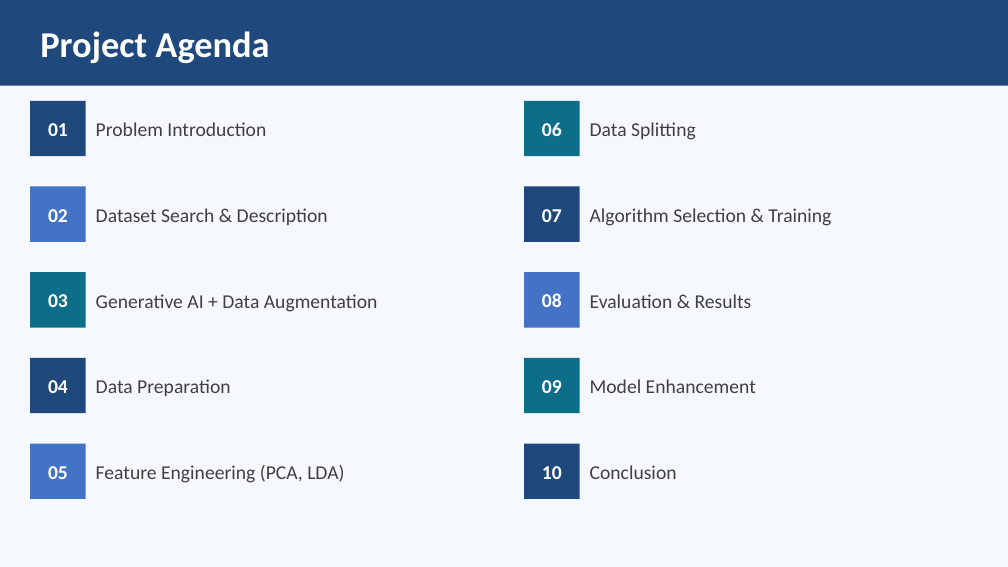
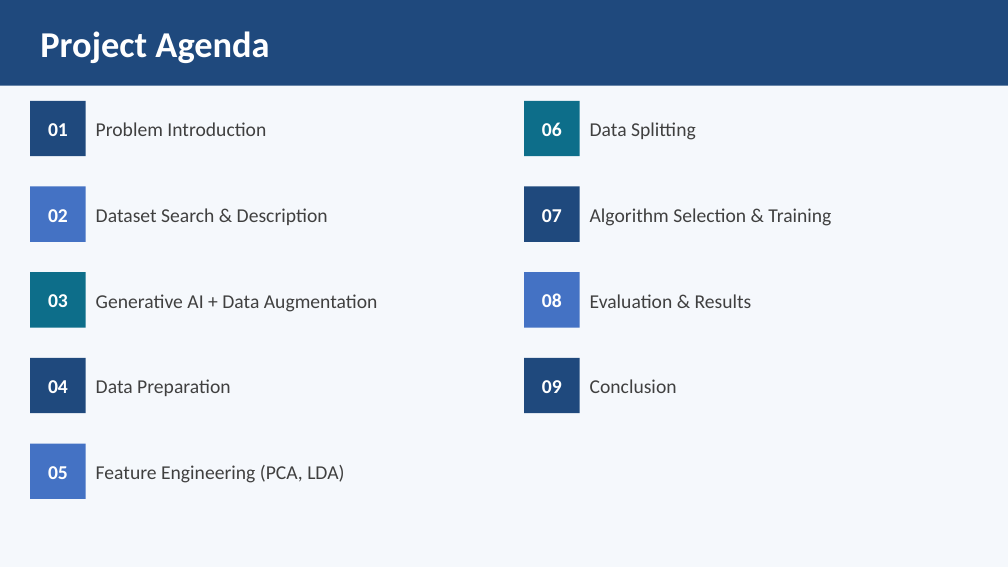
Before and after one commit to feredj/predict-kidney-disease-presence, a slide deck: slide 2 of CKD_Presentation.pptx. Drawn at 1008x567 pixels with LibreOffice and Linux fonts; fonts in the diff are those of the drawing. Boxes give left, top, right and bottom in pixels: in the first picture for what was removed or moved away, otherwise in the second. Text is boxed around its words. In the diff, an @@ line names an element or a change of style, - is before the commit and + after.

```diff
--- a/CKD_Presentation.pptx
+++ b/CKD_Presentation.pptx
@@ rectangle: place and size @@
-rectangle at <box>524,444,580,499</box>
+rectangle at <box>524,358,580,413</box>
@@ rectangle removed at <box>524,358,580,413</box> @@
@@ text "Conclusion": place and size @@
-text "Conclusion" at <box>590,465,677,479</box>
+text "Conclusion" at <box>590,379,677,393</box>
@@ text removed at <box>590,379,756,393</box> @@
-Model Enhancement
@@ text removed at <box>542,466,562,479</box> @@
-10
```
Also in this commit, not shown: 4 other slides changed, 1 slide added, 2 slides removed, 1 other file.
